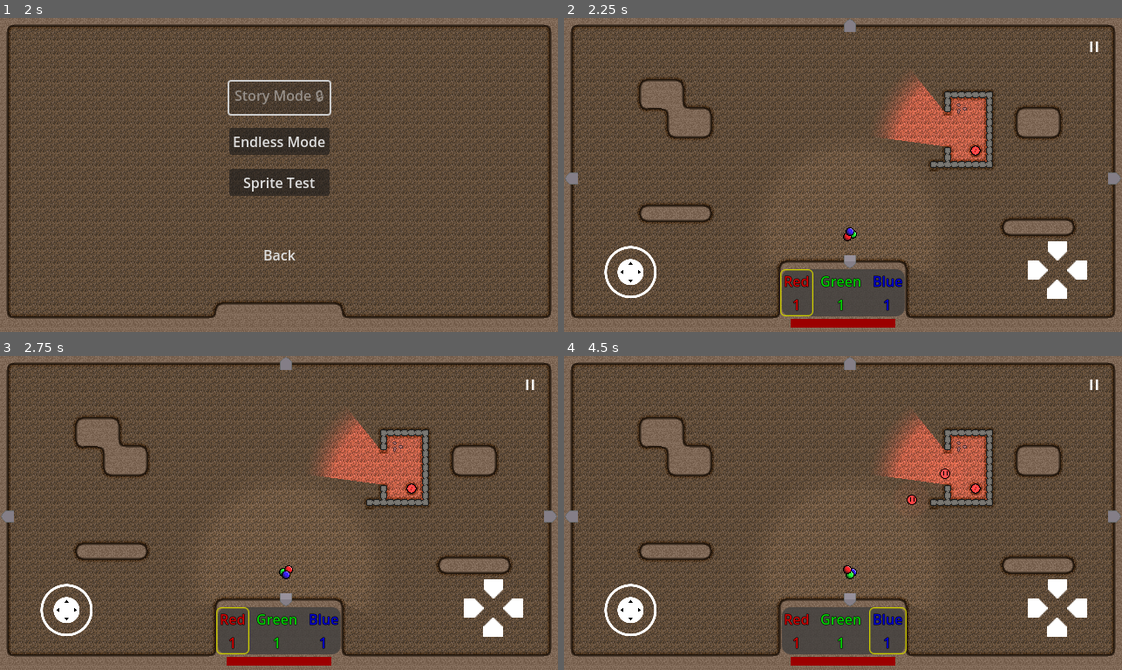
Above: before the commit, frames 1-4 (two rows, left to right).
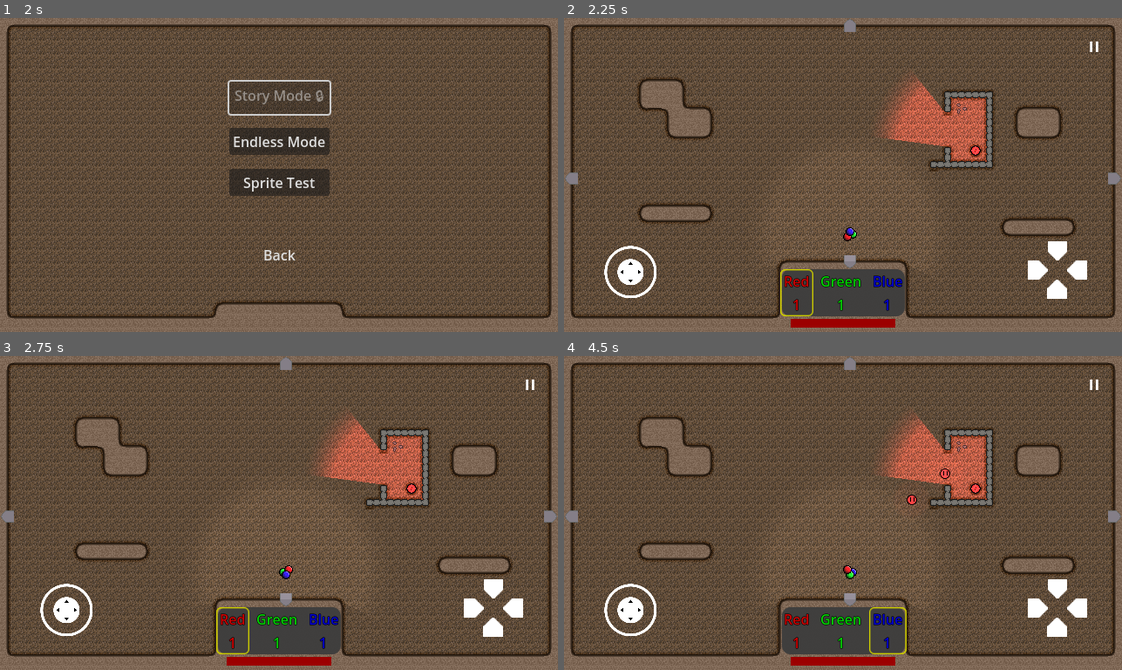
Above: after the commit, the same moments.

Repository: Degenerate-Games/shadows-below
Game: Godot game, scene res://scenes/menus/main_menu.tscn
Two runs of this game, one before a commit and one after it. Both use one fixed random seed, a clock stepped at 60 frames per second and the inputs below. Sound files missing from this copy of the repository are replaced by a short silence.
Inputs (mouse positions are in pixels of both pictures, inside the frame that each line leads up to):
- Up to frame 1 (2 s): click (279, 206) at 0.5 s; click (279, 206) at 1.25 s
- Up to frame 2 (2.25 s): click "Endless Mode" at 2 s
- Up to frame 3 (2.75 s): no input
- Up to frame 4 (4.5 s): tap Enter at 2.75 s; move the mouse to (965, 497) at 2.77 s; hold L (mixing_ui_right) 2.78-3.5 s; tap B (bake) at 2.85, 4.35 s; click (965, 497) at 2.92 s; drag from (731, 528) to (848, 572) at 3.52 s; move the mouse to (898, 443) at 4.27 s; hold L (mixing_ui_right) from 4.28 s (still down)

Frame 1 is identical in both runs. In frame 2, 0.1% of the frame differs, in the area x 7-96%, y 7-95%; in frame 3, 0.1%; in frame 4, 0.2%.
Error in both runs: Division by zero error in operator '/'. (res://scripts/room.gd:28)

Commit message:
Add global HUD to endless mode

Diff:
--- a/scenes/levels/endless.tscn
+++ b/scenes/levels/endless.tscn
@@ -7,6 +7,7 @@
 [ext_resource type="AudioStream" uid="uid://xmj7pywl1vip" path="res://assets/audio/music/Combat 1/Combat1 - Bass.wav" id="5_rwqtp"]
 [ext_resource type="AudioStream" uid="uid://bmfc47clb6b44" path="res://assets/audio/music/Combat 1/Combat1 - Sub.wav" id="6_hyc3c"]
 [ext_resource type="AudioStream" uid="uid://bi1x6x17kkx73" path="res://assets/audio/music/Combat 1/Combat1 - Lead.wav" id="7_wa64a"]
+[ext_resource type="PackedScene" uid="uid://dwa1q74mmrncc" path="res://scenes/ui/hud.tscn" id="8_7q54e"]
 
 [node name="Endless" type="Node2D"]
 script = ExtResource("1_11s4i")
@@ -31,6 +32,10 @@
 [node name="CombatLead" type="AudioStreamPlayer" parent="AudioLayers"]
 stream = ExtResource("7_wa64a")
 
+[node name="HUD" parent="." instance=ExtResource("8_7q54e")]
+top_level = true
+z_index = 100
+
 [connection signal="finished" from="AudioLayers/CombatPads" to="." method="_on_combat_pads_finished"]
 [connection signal="finished" from="AudioLayers/CombatDrums" to="." method="_on_combat_drums_finished"]
 [connection signal="finished" from="AudioLayers/CombatBass" to="." method="_on_combat_bass_finished"]
Not shown: 1 places in scenes/levels/endless.tscn that only renumber resources
